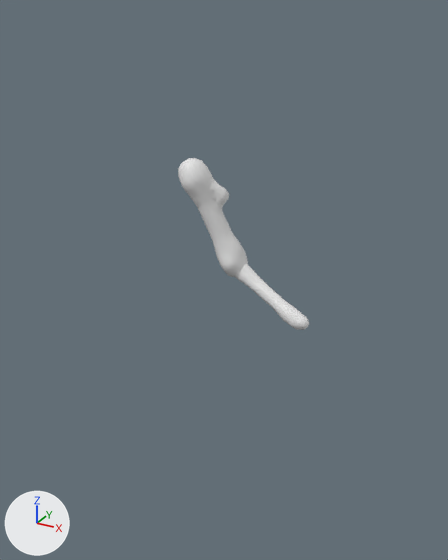
An edit to the FBX model blender/out/Giganotosaurus/export/Os_Bras_Giganotosaurus.fbx, drawn before and after from the same camera.
Rendered twice from a camera (50 mm lens) standing at (5.24, -10.48, 4.3) and looking at (-0.26, -0.49, -0.69). Every picture has the same lights, and +X, +Y and +Z are marked at lower left. The picture after the commit comes second.

Objects in the first picture: 'Os_Bras_Giganotosaurus_01'.
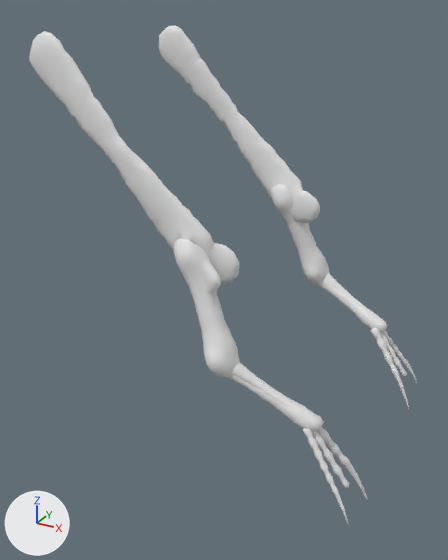
The change, as a list of edits to the scene's bpy script:
```text
Change me_os_bras_giganotosaurus_01:
    used by ob_os_bras_giganotosaurus_01; location = (0.0, 0.0, 0.0)
    remove me_os_bras_giganotosaurus_01.from_pydata(...)  # 806 vertices, 1600 faces; spans x -1.44..1.44, y -0.47..0.47, z -1.59..1.59
    add me_os_bras_giganotosaurus_01.from_pydata(...)  # 3532 vertices, 6995 faces; spans x -3.33..3.33, y -2.6..2.6, z -3.94..3.94
    me_os_bras_giganotosaurus_01 part 1: the loose piece of 352 vertices spanning x -1.44..-0.06, y -0.47..0.47, z -0.86..1.59 is moved by (1.06, 2.13, -0.79)
    me_os_bras_giganotosaurus_01 part 2: the loose piece of 252 vertices spanning x -0.59..1.37, y -0.28..0.36, z -1.59..-0.38 is moved by (1.06, 2.13, -0.79)
    me_os_bras_giganotosaurus_01 part 3: the loose piece of 202 vertices spanning x -0.37..1.44, y -0.26..0.3, z -1.57..-0.44 is moved by (1.06, 2.13, -0.79)
    me_os_bras_giganotosaurus_01 part 4: 1766 vertices added at x -3.33..3.33, y -2.6..-1.56, z -3.94..3.94
    me_os_bras_giganotosaurus_01 part 5: 508 vertices added at x 2.08..3.33, y 1.55..2.49, z -3.92..-2.13
    me_os_bras_giganotosaurus_01 part 6: 452 vertices added at x -3.3..0.81, y 1.76..2.17, z -0.07..3.94
```

Location of each change, (x1, y1, x2, y2) in pixels of the pictures (448 x 560 px; the box of a moved part takes in the faces that stretch with it):
'Os_Bras_Giganotosaurus_01', reshaped (195% wider, 194% taller): before (178, 158, 309, 330); after (29, 26, 417, 533)
part 1 of me_os_bras_giganotosaurus_01, moved or reshaped: before (178, 158, 248, 277); after (271, 184, 330, 285)
part 2 of me_os_bras_giganotosaurus_01, moved or reshaped: before (234, 270, 300, 330); after (318, 279, 378, 329)
part 3 of me_os_bras_giganotosaurus_01, moved or reshaped: before (241, 264, 309, 330); after (324, 273, 387, 332)
part 4 of me_os_bras_giganotosaurus_01, added: after (29, 31, 368, 533)
part 5 of me_os_bras_giganotosaurus_01, added: after (371, 328, 417, 412)
part 6 of me_os_bras_giganotosaurus_01, added: after (159, 26, 320, 223)
